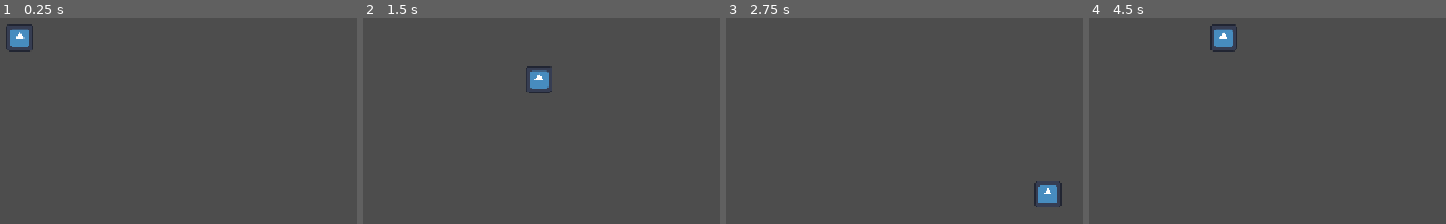
Above: before the commit, frames 1-4 (left to right).
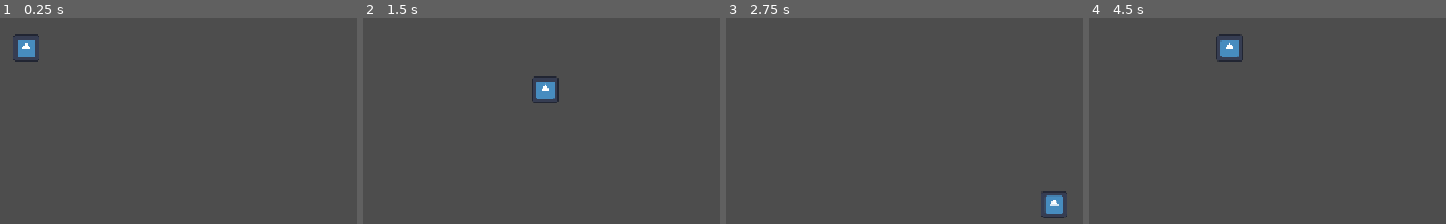
Above: after the commit, the same moments.

Repository: Tin0709/Last60Seconds
Game: Godot game, scene res://game.tscn
Same seed, same stepped clock (60 frames per second), same inputs: the game is played once before the commit and once after it. The engine's default icon, where the game draws it, is replaced by a stand-in: a white triangle on a blue panel in a dark square.
Inputs:
- Up to frame 1 (0.25 s): no input
- Up to frame 2 (1.5 s): tap Enter at 0.5 s; hold D (move_right) 0.53-1.28 s; hold S (move_down) from 1.28 s (still down)
- Up to frame 3 (2.75 s): release S (move_down) at 2.03 s; hold D (move_right) from 2.03 s (still down)
- Up to frame 4 (4.5 s): release D (move_right) at 2.78 s; hold W (move_up) 2.78-3.53 s; hold A (move_left) from 3.53 s (still down)

The runs differ from the first frame. In frame 1, 0.9% of the frame differs, in the area x 1-11%, y 2-22%; in frame 2, 0.9%; in frame 3, 0.8%; in frame 4, 1.0%, in the area x 33-44%, y 2-22%.

Commit message:
feat: keep player inside screen

Diff:
--- a/player.gd
+++ b/player.gd
@@ -1,6 +1,7 @@
 extends CharacterBody2D
 
 @export var speed: float = 300.0
+@export var player_radius: float = 20.0
 
 func _physics_process(_delta):
 	var direction = Input.get_vector(
@@ -12,3 +13,21 @@
 
 	velocity = direction * speed
 	move_and_slide()
+
+	keep_inside_screen()
+
+
+func keep_inside_screen():
+	var screen_size = get_viewport_rect().size
+
+	position.x = clamp(
+		position.x,
+		player_radius,
+		screen_size.x - player_radius
+	)
+
+	position.y = clamp(
+		position.y,
+		player_radius,
+		screen_size.y - player_radius
+	)
